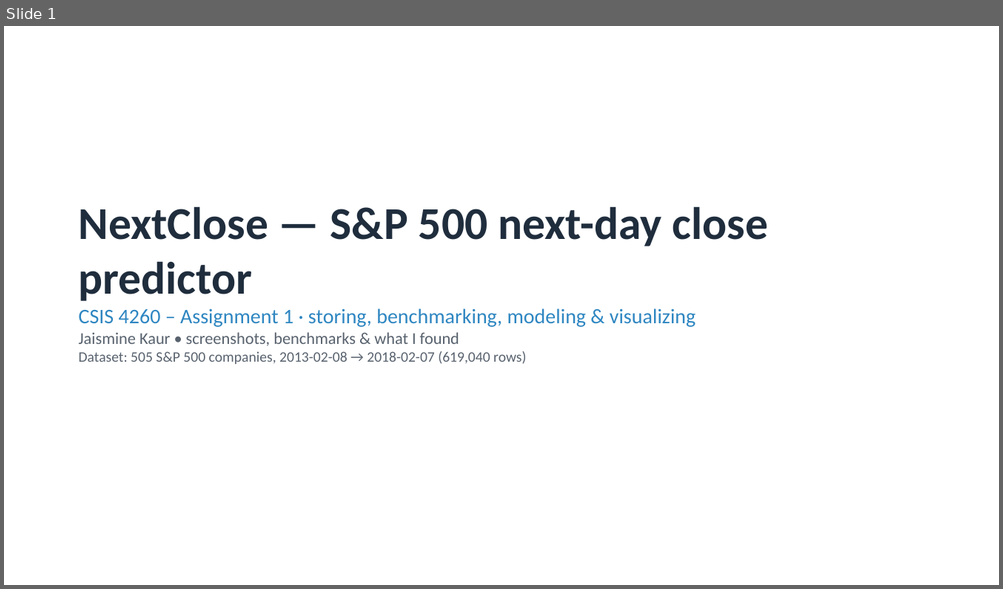
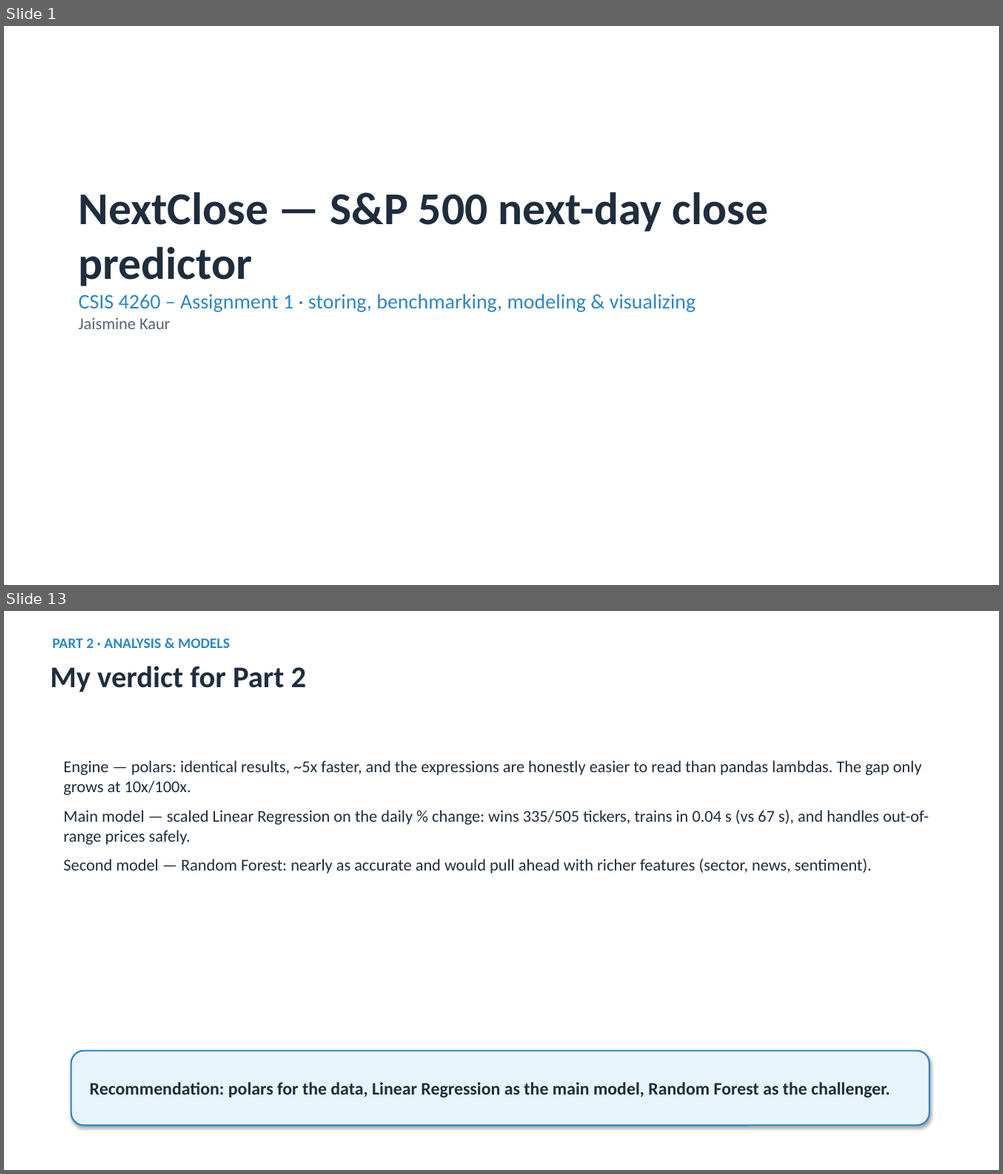
Before and after one commit to jaismine19/NextClose, a slide deck: docs/CSIS4260_Assignment1_Dashboard_Screenshots.pptx. Shown one above the other, each under a label of ours: slide 1 before the commit, slides 1 and 13 after it; the slides between them are not shown. The pictures are 1003x589 and 1003x1174 pixels, drawn with LibreOffice and Linux fonts; fonts in the diff are those of the drawing. Boxes give left, top, right and bottom in pixels: in the first picture for what was removed or moved away, otherwise in the second. Text is boxed around its words. In the diff, an @@ line names an element or a change of style, - is before the commit and + after.

```diff
--- a/docs/CSIS4260_Assignment1_Dashboard_Screenshots.pptx
+++ b/docs/CSIS4260_Assignment1_Dashboard_Screenshots.pptx
@@ slide 13 added at <box>4,611,999,1170</box>, background #FFFFFF @@
@@ text added at <box>52,638,230,648</box>, 14 pt, text #2E86C1, bold @@
+PART 2 · ANALYSIS & MODELS
@@ text added at <box>50,666,307,692</box>, 29 pt, text #1F2D3D, bold @@
+My verdict for Part 2
@@ text added at <box>63,760,928,874</box>, 16 pt, text #1F2D3D @@
+Engine — polars: identical results, ~5x faster, and the expressions are honestly easier to read than pandas lambdas. The gap only grows at 10x/100x.
+Main model — scaled Linear Regression on the daily % change: wins 335/505 tickers, trains in 0.04 s (vs 67 s), and handles out-of-range prices safely.
+Second model — Random Forest: nearly as accurate and would pull ahead with richer features (sector, news, sentiment).
@@ rounded rectangle added at <box>71,1051,929,1126</box>, fill #E8F4FB, outline #2E86C1 1.5 pt, 17 pt, text #1F2D3D, bold @@
+Recommendation: polars for the data, Linear Regression as the main model, Random Forest as the challenger.
@@ slide 1 changed as well @@
@@ text "NextClose — S&P 500 next-day ...": place and size @@
-text "NextClose — S&P 500 next-day ..." at <box>79,207,768,364</box>
+text "NextClose — S&P 500 next-day ..." at <box>79,192,768,329</box>
@@ text at <box>79,318,170,329</box>: text changed; size 14 to 16 pt @@
-Jaismine Kaur • screenshots, benchmarks & what I found
-Dataset: 505 S&P 500 companies, 2013-02-08 → 2018-02-07 (619,040 rows)
+Jaismine Kaur
```
Also in this commit, not shown: 7 other slides changed, 13 other slides added, 8 slides removed, 1 other file.
